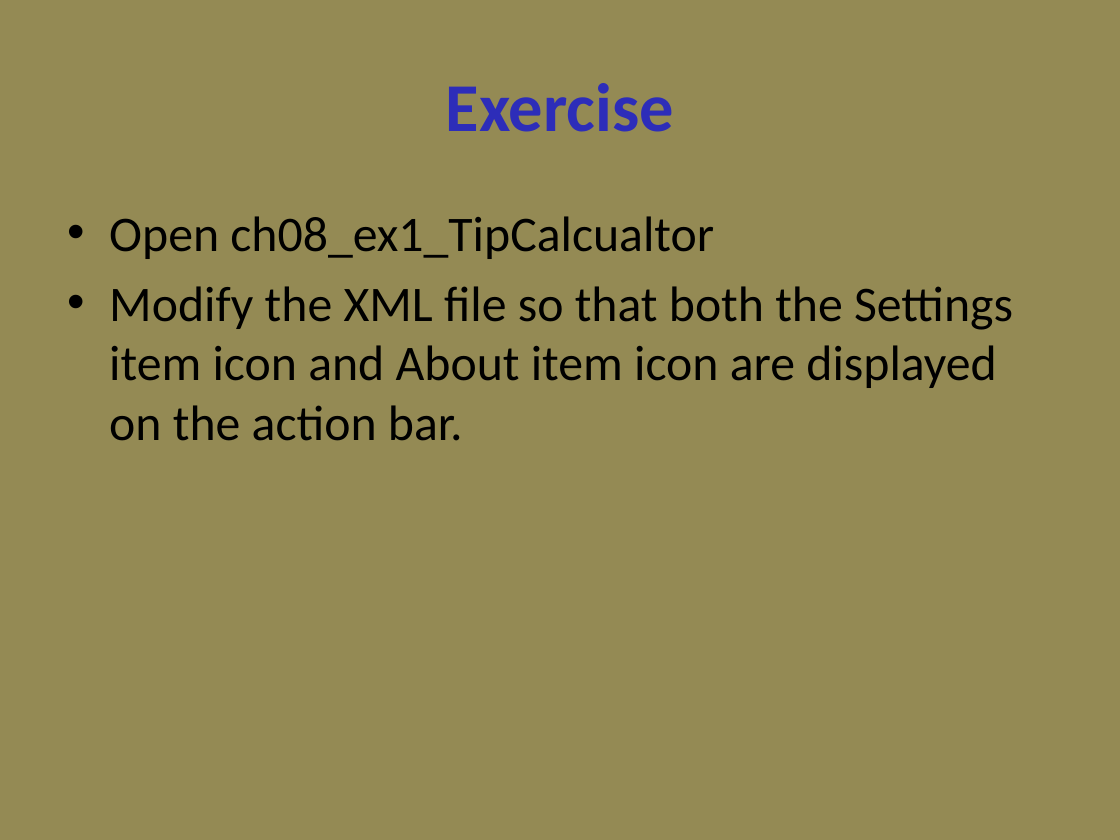
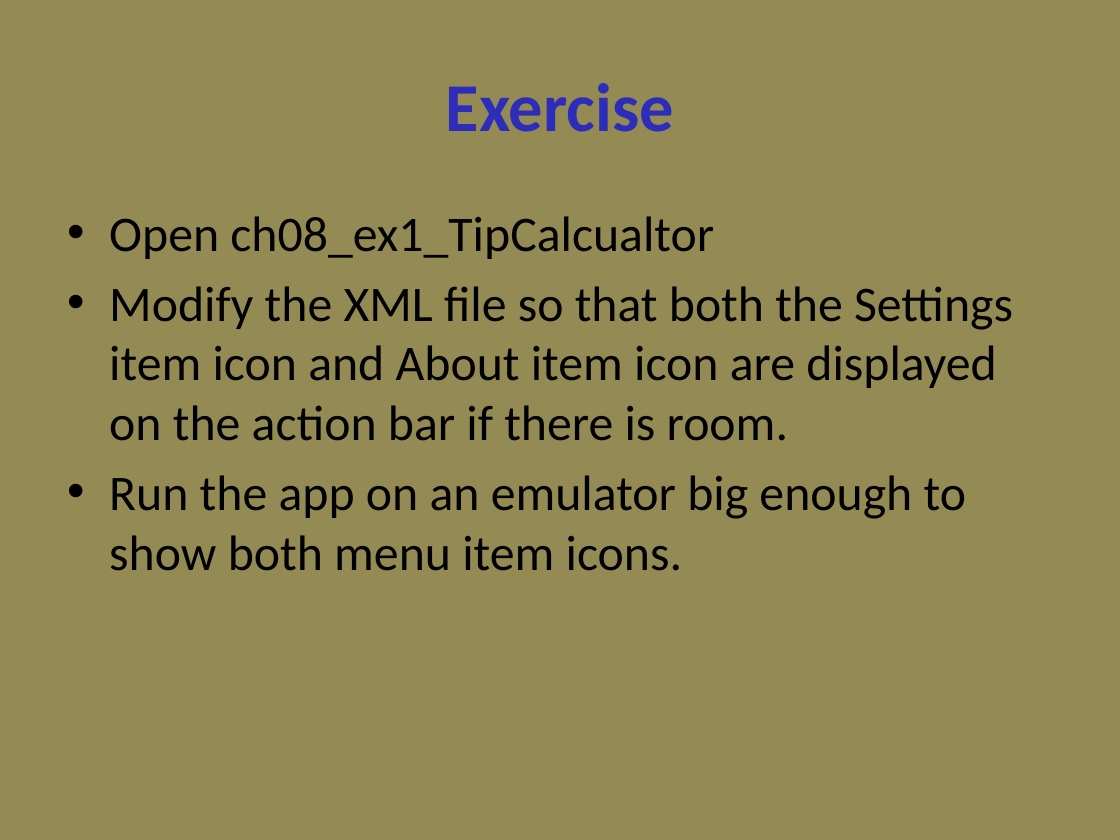
Before and after one commit to UO-CIS/CIS399Android-CourseMaterials, a slide deck: slide 14 of Notes and Slides/CIS399Wk2Day3b-Menu+Settings.pptx (slide 13 before the commit). Drawn at 1120x840 pixels with LibreOffice and Linux fonts; fonts in the diff are those of the drawing. Boxes give left, top, right and bottom in pixels: in the first picture for what was removed or moved away, otherwise in the second. Text is boxed around its words. In the diff, an @@ line names an element or a change of style, - is before the commit and + after.

```diff
--- a/Notes and Slides/CIS399Wk2Day3b-Menu+Settings.pptx
+++ b/Notes and Slides/CIS399Wk2Day3b-Menu+Settings.pptx
@@ text at box(109, 286, 1013, 571): text changed @@
-• Modify the XML file so that both the Settings item icon and About item icon are displayed on the action bar.
+• Modify the XML file so that both the Settings item icon and About item icon are displayed on the action bar if there is room.
+• Run the app on an emulator big enough to show both menu item icons.
```
Also in this commit, not shown: 12 other slides changed, 6 slides added, 1 slide removed, 9 other files.
